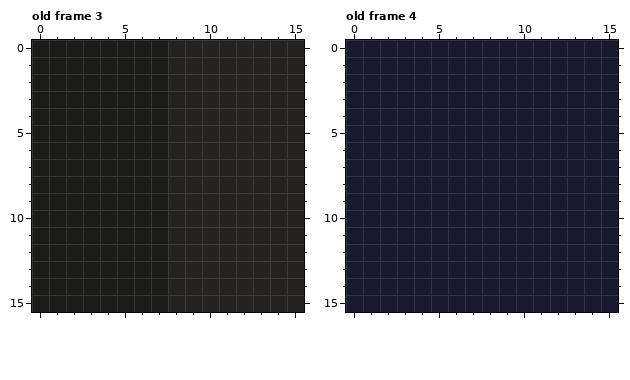
Two versions of one pixel-art file, src/game/assets/sprites/tilesets/house/house_structure.ase. The first picture shows the starting point.
16x16 pixels, 4 frames. Colours within 5 levels of each other are drawn and written as one. Shown: old frame 3, old frame 4. The commit also changed other frames, which this record leaves out.
Once edited:
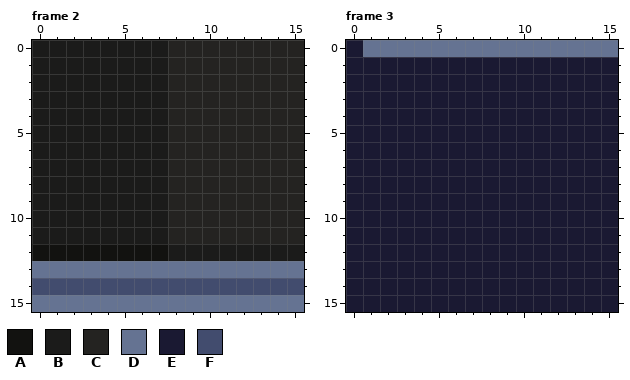
Palette (. is transparent): A #121210  B #1b1b1a  C #242321  D #657392  E #1a1932  F #424c6e
A new or re-ordered frame is compared with the old frame closest to it.
Diff:
layer "Floor" now shown
frames re-ordered
Frame 2 against old frame 3, layer "Floor":
y 12: x 0..15 BBBBBBBBCCCCCCCC -> AAAAAAAABBBBBBBB
y 13: x 0..15 BBBBBBBBCCCCCCCC -> DDDDDDDDDDDDDDDD
y 14: x 0..15 BBBBBBBBCCCCCCCC -> FFFFFFFFFFFFFFFF
y 15: x 0..15 BBBBBBBBCCCCCCCC -> DDDDDDDDDDDDDDDD
Frame 3 against old frame 4, layer "Floor":
y 0: x 1..15 EEEEEEEEEEEEEEE -> DDDDDDDDDDDDDDD
